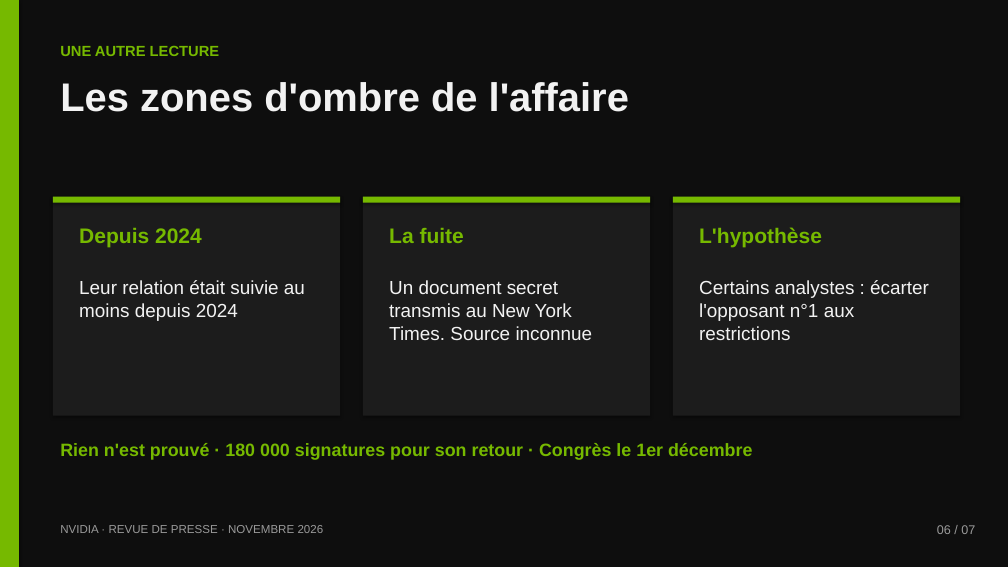
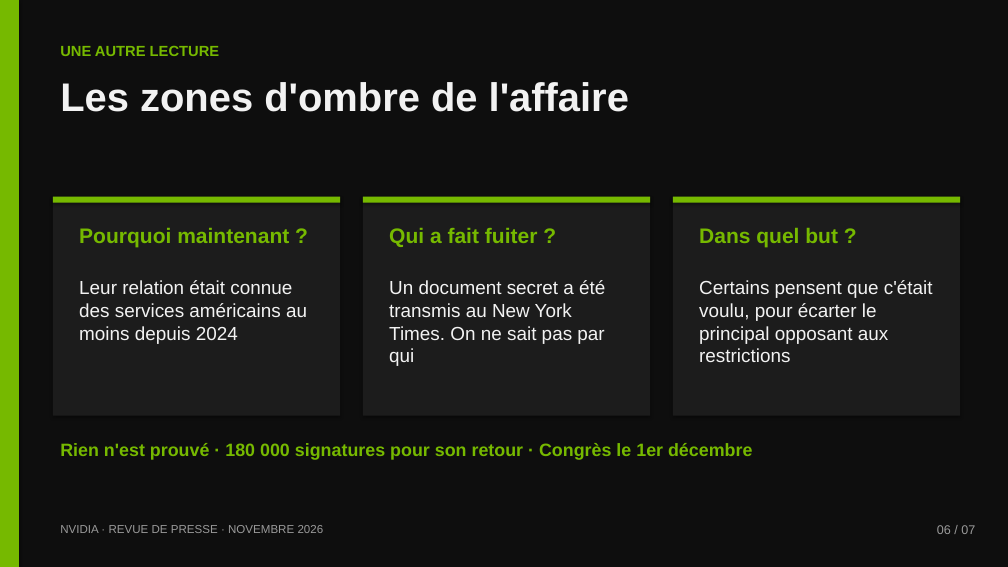
Before and after one commit to dehamnaadam-hue/Encole, a slide deck: slide 6 of nvidia/Nvidia-revue-de-presse.pptx. Drawn at 1008x567 pixels with LibreOffice and Linux fonts; fonts in the diff are those of the drawing. Boxes give left, top, right and bottom in pixels: in the first picture for what was removed or moved away, otherwise in the second. Text is boxed around its words. In the diff, an @@ line names an element or a change of style, - is before the commit and + after.

```diff
--- a/nvidia/Nvidia-revue-de-presse.pptx
+++ b/nvidia/Nvidia-revue-de-presse.pptx
@@ text at [79, 228, 289, 248]: text changed @@
-Depuis 2024
+Pourquoi maintenant ?
@@ text at [389, 228, 538, 247]: text changed @@
-La fuite
+Qui a fait fuiter ?
@@ text at [699, 228, 838, 248]: text changed @@
-L'hypothèse
+Dans quel but ?
@@ text at [79, 280, 307, 344]: text changed @@
-Leur relation était suivie au moins depuis 2024
+Leur relation était connue des services américains au moins depuis 2024
@@ text at [389, 280, 605, 366]: text changed @@
-Un document secret transmis au New York Times. Source inconnue
+Un document secret a été transmis au New York Times. On ne sait pas par qui
@@ text at [699, 280, 933, 362]: text changed @@
-Certains analystes : écarter l'opposant n°1 aux restrictions
+Certains pensent que c'était voulu, pour écarter le principal opposant aux restrictions
```
